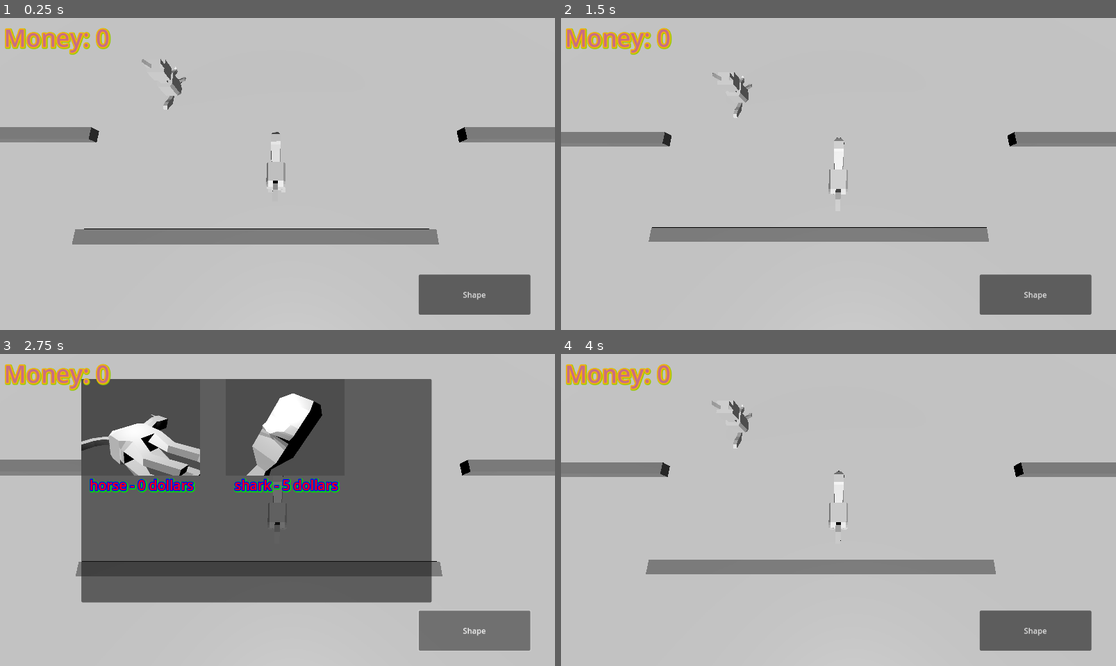
Above: before the commit, frames 1-4 (two rows, left to right).
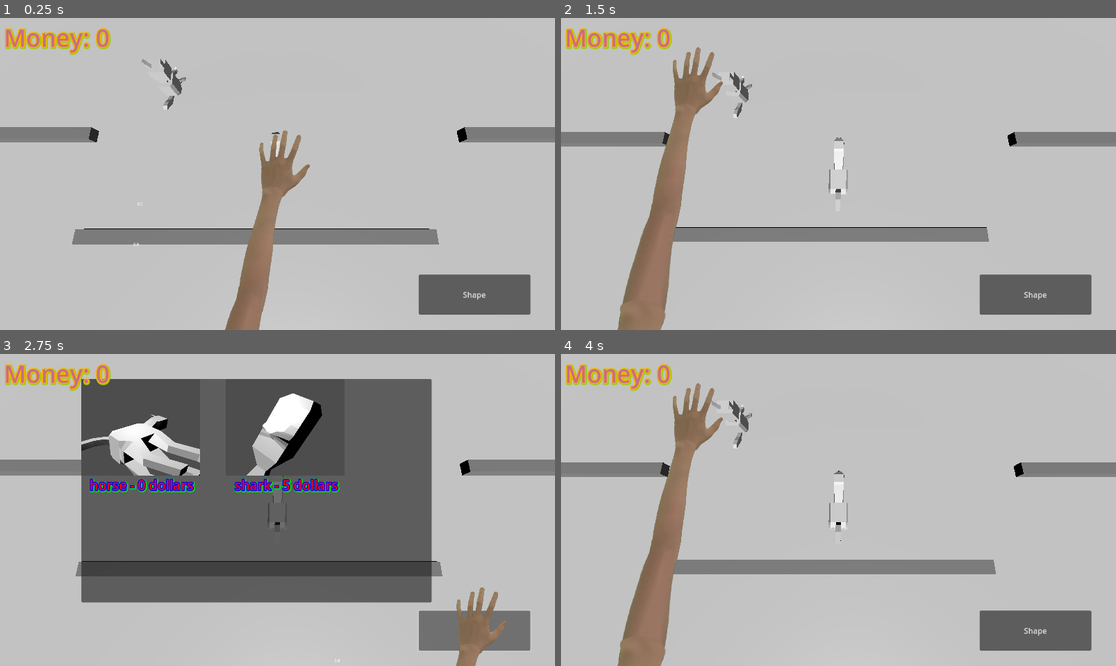
Above: after the commit, the same moments.

Repository: JAco9307/ShapeEscape
Game: Godot game, scene res://Main.tscn
The game is run twice, just before and just after one commit, with the same random seed, the same clock (stepped at 60 frames per second) and the same inputs.
Inputs:
- Up to frame 1 (0.25 s): no input
- Up to frame 2 (1.5 s): click "Shape" at 0.5 s; click "horse - 0 dollars" at 1.25 s
- Up to frame 3 (2.75 s): click "Shape" at 2 s
- Up to frame 4 (4 s): click "shark - 5 dollars" at 2.75 s; click "horse - 0 dollars" at 3.5 s

The runs differ from the first frame. In frame 1, 3.1% of the frame differs, in the area x 24-56%, y 36-100%; in frame 2, 5.1%, in the area x 10-30%, y 9-100%; in frame 3, 1.2%; in frame 4, 5.1%.

Commit message:
hand and rewrite

Diff:
--- a/GlobalVariables.gd
+++ b/GlobalVariables.gd
@@ -3,3 +3,4 @@
 var money:int
 var player:Player
 var selectedObject
+var handrot:Vector3 = Vector3.ZERO
--- a/Main.tscn
+++ b/Main.tscn
@@ -7,17 +7,6 @@
 [ext_resource type="PackedScene" uid="uid://g5m48diqvglc" path="res://Surfaces/Floor.tscn" id="6_lgr22"]
 [ext_resource type="PackedScene" uid="uid://ch6blfiqhtt67" path="res://objects/Animals/raccoon.tscn" id="7_lgr22"]
 [ext_resource type="PackedScene" uid="uid://c2qnrd7mneksy" path="res://UI/MainUI.tscn" id="8_trn2v"]
-
-[sub_resource type="StandardMaterial3D" id="StandardMaterial3D_glv2v"]
-albedo_color = Color(0.356863, 1, 1, 1)
-
-[sub_resource type="PlaneMesh" id="PlaneMesh_uu6xs"]
-material = SubResource("StandardMaterial3D_glv2v")
-size = Vector2(30, 30)
-
-[sub_resource type="CylinderShape3D" id="CylinderShape3D_glv2v"]
-height = 1.0
-radius = 200.0
 
 [node name="Main" type="Node3D"]
 
@@ -30,23 +19,13 @@
 
 [node name="RayCast3D" type="RayCast3D" parent="Camera3D"]
 
-[node name="StaticBody3D" type="StaticBody3D" parent="."]
-transform = Transform3D(1, 0, 0, 0, 1, 0, 0, 0, 1, 0, -167.225, 0)
-
-[node name="MeshInstance3D" type="MeshInstance3D" parent="StaticBody3D"]
-mesh = SubResource("PlaneMesh_uu6xs")
-
-[node name="CollisionShape3D" type="CollisionShape3D" parent="StaticBody3D"]
-transform = Transform3D(1, 0, 0, 0, 1, 0, 0, 0, 1, 0, -0.494415, 0)
-shape = SubResource("CylinderShape3D_glv2v")
-
 [node name="DirectionalLight3D" type="DirectionalLight3D" parent="."]
 transform = Transform3D(0.177645, -0.645417, 0.742886, -0.293885, 0.685651, 0.665968, -0.939188, -0.336629, -0.067876, 15.6558, 10.5503, -0.157694)
 
 [node name="MainUi" parent="." instance=ExtResource("8_trn2v")]
 
 [node name="Rotatable" parent="." instance=ExtResource("5_fos0i")]
-transform = Transform3D(1, 0, 0, 0, 1, 0, 0, 0, 1, -0.534588, 0.00558501, -0.902103)
+transform = Transform3D(1, 0, 0, 0, 1, 0, 0, 0, 1, -1.28346, -3.65879, 1.78812)
 
 [node name="Rotatable2" parent="." instance=ExtResource("5_fos0i")]
 transform = Transform3D(1, 0, 0, 0, 1, 0, 0, 0, 1, -48.2561, 0.00558501, 41.8306)
--- /dev/null
+++ b/UI/ArmSprite.gd
@@ -0,0 +1,27 @@
+extends AnimatedSprite2D
+
+var camera:Camera3D
+
+
+func _ready():
+	camera = get_viewport().get_camera_3d()
+
+func _process(delta: float) -> void:
+	if GlobalVariables.selectedObject == null:
+		global_position = get_global_mouse_position()
+		frame = 0
+		rotation_degrees = 0
+	else:
+		global_position = camera.unproject_position(GlobalVariables.selectedObject.global_position)
+		frame = 1
+		Input.set_mouse_mode(Input.MOUSE_MODE_CAPTURED)
+
+	$Label2.text = str(GlobalVariables.handrot.y)
+	$Label3.text = str(GlobalVariables.handrot.z)
+
+func _input(event: InputEvent) -> void:
+	if event is InputEventMouseButton:
+		if event.button_index == MouseButton.MOUSE_BUTTON_LEFT:
+			if Input.is_action_just_released("LMB"):
+				GlobalVariables.selectedObject = null
+				Input.set_mouse_mode(Input.MOUSE_MODE_VISIBLE)
--- a/UI/MainUI.tscn
+++ b/UI/MainUI.tscn
@@ -1,8 +1,26 @@
-[gd_scene load_steps=4 format=3 uid="uid://c2qnrd7mneksy"]
+[gd_scene load_steps=9 format=3 uid="uid://c2qnrd7mneksy"]
 
 [ext_resource type="Script" uid="uid://dhy3kcnievdpq" path="res://UI/MainUI.gd" id="1_xv1u1"]
 [ext_resource type="Script" uid="uid://14odr4cov1sm" path="res://UI/ShapeSelectUI.gd" id="2_wwh41"]
 [ext_resource type="Script" uid="uid://ckv3v1nabgbb3" path="res://UI/MOney.gd" id="3_wa2eh"]
+[ext_resource type="Texture2D" uid="uid://dhppfa4y1ur2c" path="res://UI/Hand/open.png" id="4_8cqdv"]
+[ext_resource type="Texture2D" uid="uid://c7je5mlm2sdxm" path="res://UI/Hand/grab.png" id="5_475mu"]
+[ext_resource type="Script" uid="uid://c20fkrqg56dr3" path="res://UI/ArmSprite.gd" id="6_uqb74"]
+[ext_resource type="Texture2D" uid="uid://3ubq0qajrtrm" path="res://UI/Hand/arm.png" id="7_475mu"]
+
+[sub_resource type="SpriteFrames" id="SpriteFrames_ahrf8"]
+animations = [{
+"frames": [{
+"duration": 1.0,
+"texture": ExtResource("4_8cqdv")
+}, {
+"duration": 1.0,
+"texture": ExtResource("5_475mu")
+}],
+"loop": true,
+"name": &"default",
+"speed": 5.0
+}]
 
 [node name="MainUi" type="CanvasLayer"]
 script = ExtResource("1_xv1u1")
@@ -45,4 +63,35 @@
 text = "Money: 0"
 script = ExtResource("3_wa2eh")
 
+[node name="AnimatedSprite2D" type="AnimatedSprite2D" parent="."]
+position = Vector2(459, 242)
+scale = Vector2(0.5, 0.5)
+sprite_frames = SubResource("SpriteFrames_ahrf8")
+frame = 1
+offset = Vector2(30, -30)
+script = ExtResource("6_uqb74")
+
+[node name="Sprite2D" type="Sprite2D" parent="AnimatedSprite2D"]
+position = Vector2(-138, 510)
+texture = ExtResource("7_475mu")
+
+[node name="Sprite2D" type="Sprite2D" parent="AnimatedSprite2D/Sprite2D"]
+position = Vector2(-320, 1360)
+scale = Vector2(2.2, 2.2)
+texture = ExtResource("7_475mu")
+
+[node name="Label2" type="Label" parent="AnimatedSprite2D"]
+offset_left = -582.0
+offset_top = 112.0
+offset_right = -496.0
+offset_bottom = 183.0
+text = "test"
+
+[node name="Label3" type="Label" parent="AnimatedSprite2D"]
+offset_left = -598.0
+offset_top = 280.0
+offset_right = -558.0
+offset_bottom = 303.0
+text = "test2"
+
 [connection signal="pressed" from="ShapeButton" to="." method="_on_shape_button_pressed"]
--- a/objects/Rotatable.gd
+++ b/objects/Rotatable.gd
@@ -1,8 +1,9 @@
 extends RigidBody3D
 
 @export var initialMass:float = 5
-@export var yTorqueMult:float = 200
-@export var zTorqueMult:float = 200
+@export var yTorqueMult:float = 20
+@export var zTorqueMult:float = 20
+@export var mouse_sensitivity = 0.02
 
 var prev_mouse_position
 var next_mouse_position
@@ -10,17 +11,16 @@
 func _ready() -> void:
 	mass = initialMass
 
-func _process(delta):
-	if GlobalVariables.selectedObject == self:
-		next_mouse_position = get_viewport().get_mouse_position()
-		var torque = Vector3()
-		torque.y = (next_mouse_position.x - prev_mouse_position.x) * yTorqueMult * delta
-		torque.z = (next_mouse_position.y - prev_mouse_position.y) * zTorqueMult * delta
-		prev_mouse_position = next_mouse_position
+func _input(event):
+	if event is InputEventMouseMotion and GlobalVariables.selectedObject == self:
+		var torque = Vector3.ZERO
+		torque.y = -event.relative.x * yTorqueMult * mouse_sensitivity
+		torque.z = -event.relative.y * zTorqueMult * mouse_sensitivity
+		apply_torque(torque)
 
-		apply_torque(torque)
 
 func _on_input_event(camera: Node, event: InputEvent, event_position: Vector3, normal: Vector3, shape_idx: int) -> void:
 	if event is InputEventMouseButton and event.button_index == MOUSE_BUTTON_LEFT:
-		prev_mouse_position = get_viewport().get_mouse_position()
-		GlobalVariables.selectedObject = self
+		if Input.is_action_pressed("LMB"):
+			prev_mouse_position = get_viewport().get_mouse_position()
+			GlobalVariables.selectedObject = self
Not shown: 1 places in Main.tscn that only renumber resources
Not shown, added: UI/ArmSprite.gd.uid
Binary file added: UI/Hand/arm.png
Not shown, added: UI/Hand/arm.png.import
Binary file added: UI/Hand/grab.png
Not shown, added: UI/Hand/grab.png.import
Binary file added: UI/Hand/open.png
Not shown, added: UI/Hand/open.png.import
Not shown, added: locations/hauntedhouse.glb.import
Not shown, added: locations/stage.glb.import
Not shown, added: models/bear.glb.import
Not shown, added: models/catglb.glb.import
(and 7 more such lines)
